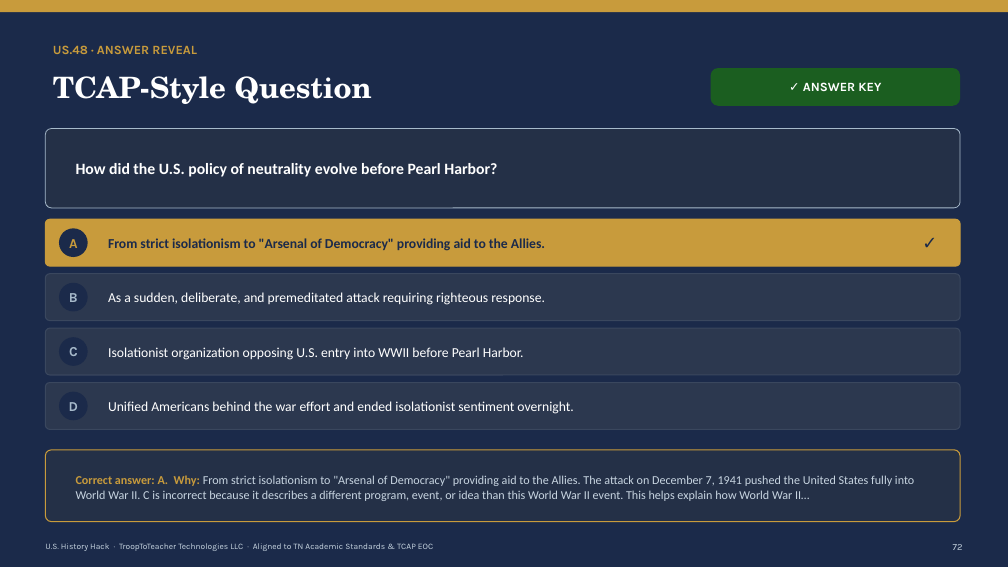
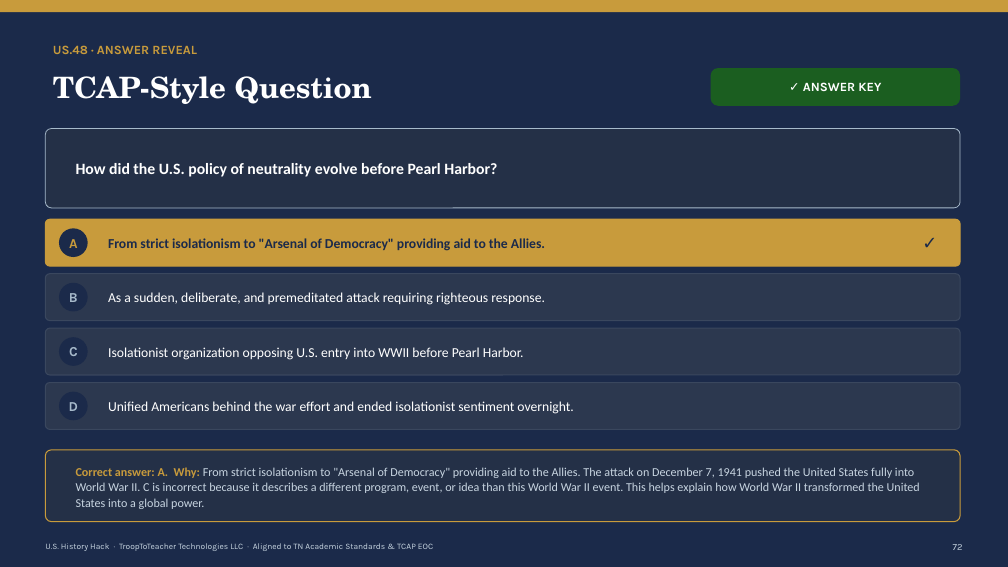
Before and after one commit to Trooptoteacher/trooptoteacher-history, a slide deck: slide 73 of 00_START_HERE/UNIT6_DECKS_BUILD/Unit6_Teacher_Deck_CourseStandard.pptx. Drawn at 1008x567 pixels with LibreOffice and Linux fonts; fonts in the diff are those of the drawing. Boxes give left, top, right and bottom in pixels: in the first picture for what was removed or moved away, otherwise in the second. Text is boxed around its words. In the diff, an @@ line names an element or a change of style, - is before the commit and + after.

```diff
--- a/00_START_HERE/UNIT6_DECKS_BUILD/Unit6_Teacher_Deck_CourseStandard.pptx
+++ b/00_START_HERE/UNIT6_DECKS_BUILD/Unit6_Teacher_Deck_CourseStandard.pptx
@@ text at <box>76,467,920,509</box>: text changed @@
-Correct answer: A. Why: From strict isolationism to "Arsenal of Democracy" providing aid to the Allies. The attack on December 7, 1941 pushed the United States fully into World War II. C is incorrect because it describes a different program, event, or idea than this World War II event. This helps explain how World War II…
+Correct answer: A. Why: From strict isolationism to "Arsenal of Democracy" providing aid to the Allies. The attack on December 7, 1941 pushed the United States fully into World War II. C is incorrect because it describes a different program, event, or idea than this World War II event. This helps explain how World War II transformed the United States into a global power.
```
Also in this commit, not shown: 11 other slides changed, 7 other files.
